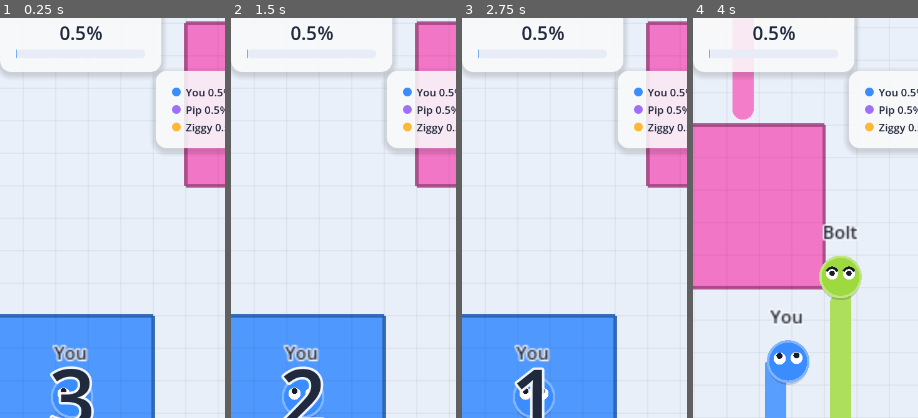
Above: before the commit, frames 1-4 (left to right).
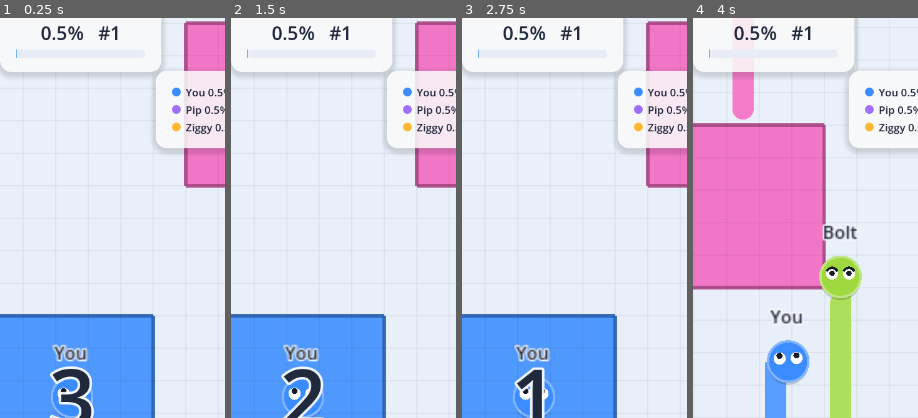
Above: after the commit, the same moments.

Repository: Tourist105/inkland
Game: Godot game, scene res://scenes/Main.tscn
The game is run twice, just before and just after one commit, with the same random seed, the same clock (stepped at 60 frames per second) and the same inputs. This scene is started directly instead of the project's main scene.
Inputs (mouse positions are % of the whole screen's width and height, from its top left):
- Up to frame 1 (0.25 s): no input
- Up to frame 2 (1.5 s): click (7, 4) at 0.5 s; move the mouse to (72, 45) at 1.27 s; hold Right (ui_right) from 1.28 s (still down); click (72, 45) at 1.42 s
- Up to frame 3 (2.75 s): release Right (ui_right) at 2 s; tap Enter at 2 s; drag from (30, 55) to (45, 70) at 2.02 s
- Up to frame 4 (4 s): tap Space at 2.75 s; move the mouse to (60, 28) at 2.77 s; hold Right (ui_right) 2.78-3.5 s; drag from (45, 70) to (20, 35) at 3.52 s
The pictures show only the part of the screen within x 34-84%, y 3-53%; the shares and areas given below are measured in that part.

The runs differ from the first frame. In frame 1, 0.7% of the frame differs, in the area x 18-53%, y 2-6%; in frame 2, 0.7%; in frame 3, 0.7%; in frame 4, 0.7%.

Commit message:
Live rank (#N) beside your % — the paper.io am-I-winning pulse
Co-Authored-By: Claude Fable 5 <noreply@anthropic.com>

Diff:
--- a/scripts/Arena.gd
+++ b/scripts/Arena.gd
@@ -784,6 +784,11 @@
 	for p in players:
 		order.append([_counts[p.id], p])
 	order.sort_custom(func(a, b): return a[0] > b[0])
+	# Live rank next to your % — the paper.io "am I winning?" pulse.
+	for r2 in order.size():
+		if order[r2][1] == human:
+			_pct_label.text = "%.1f%%   #%d" % [you, r2 + 1]
+			break
 	for r in 3:
 		if r >= _lb_labels.size():
 			break
